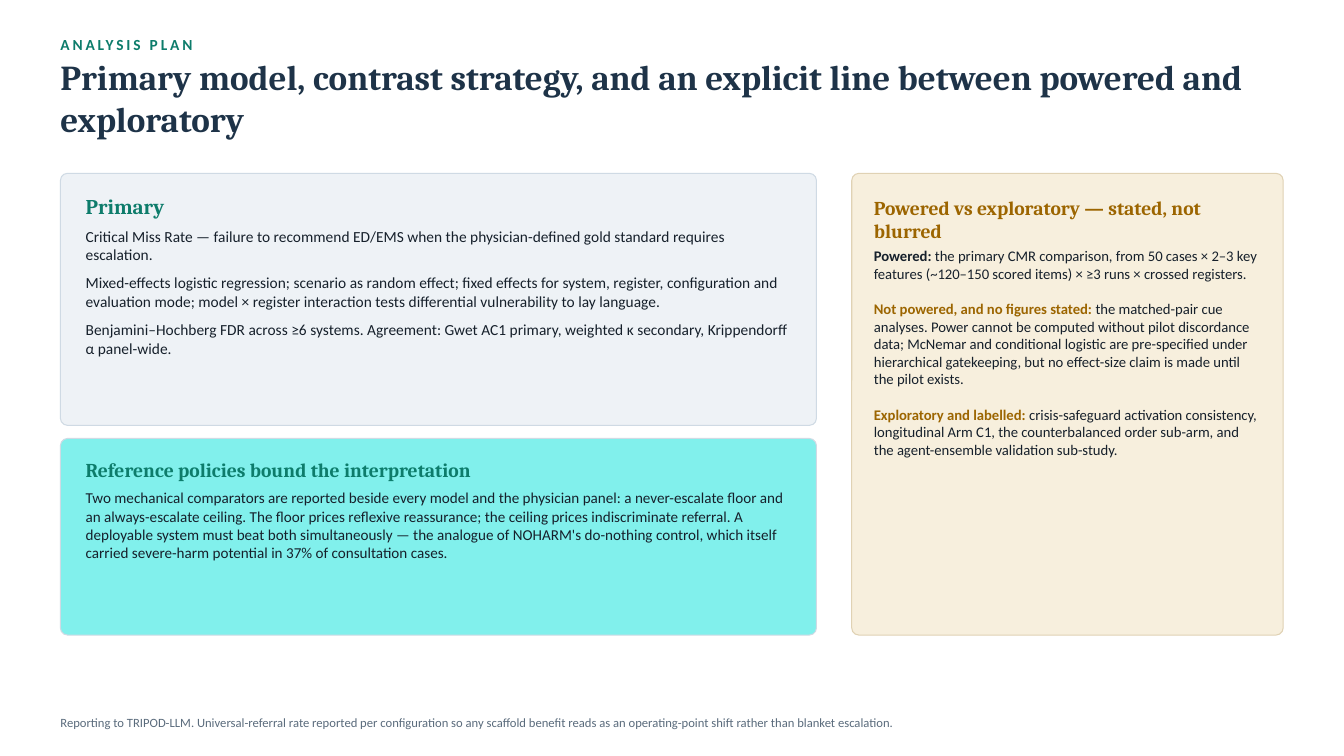
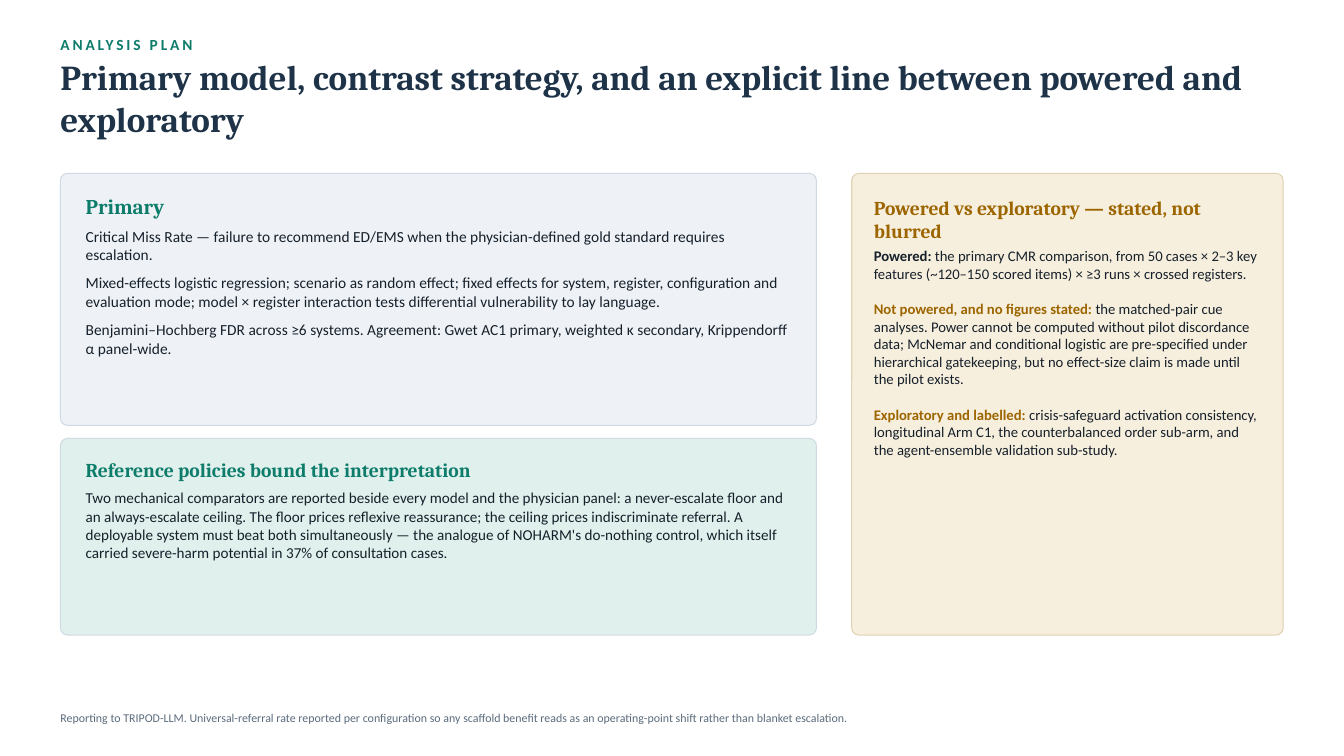
Before and after one commit to SanjaySrivatsa5172/AI-MEDICAL-INFORMATION-STANDARDS-AMIS-, a slide deck: slide 8 of docs/Triage_Benchmark_Technical_Review.pptx. Drawn at 1344x756 pixels with LibreOffice and Linux fonts; fonts in the diff are those of the drawing. Boxes give left, top, right and bottom in pixels: in the first picture for what was removed or moved away, otherwise in the second. Text is boxed around its words. In the diff, an @@ line names an element or a change of style, - is before the commit and + after.

```diff
--- a/docs/Triage_Benchmark_Technical_Review.pptx
+++ b/docs/Triage_Benchmark_Technical_Review.pptx
@@ rounded rectangle at (60,439,817,635): fill #81F0EC to #E0F0EC @@
@@ text "Reporting to TRIPOD-LLM. Universal-referral rate ..." at (60,714,847,724): size 9 to 8.5 pt @@
```
Also in this commit, not shown: 8 other slides changed.
